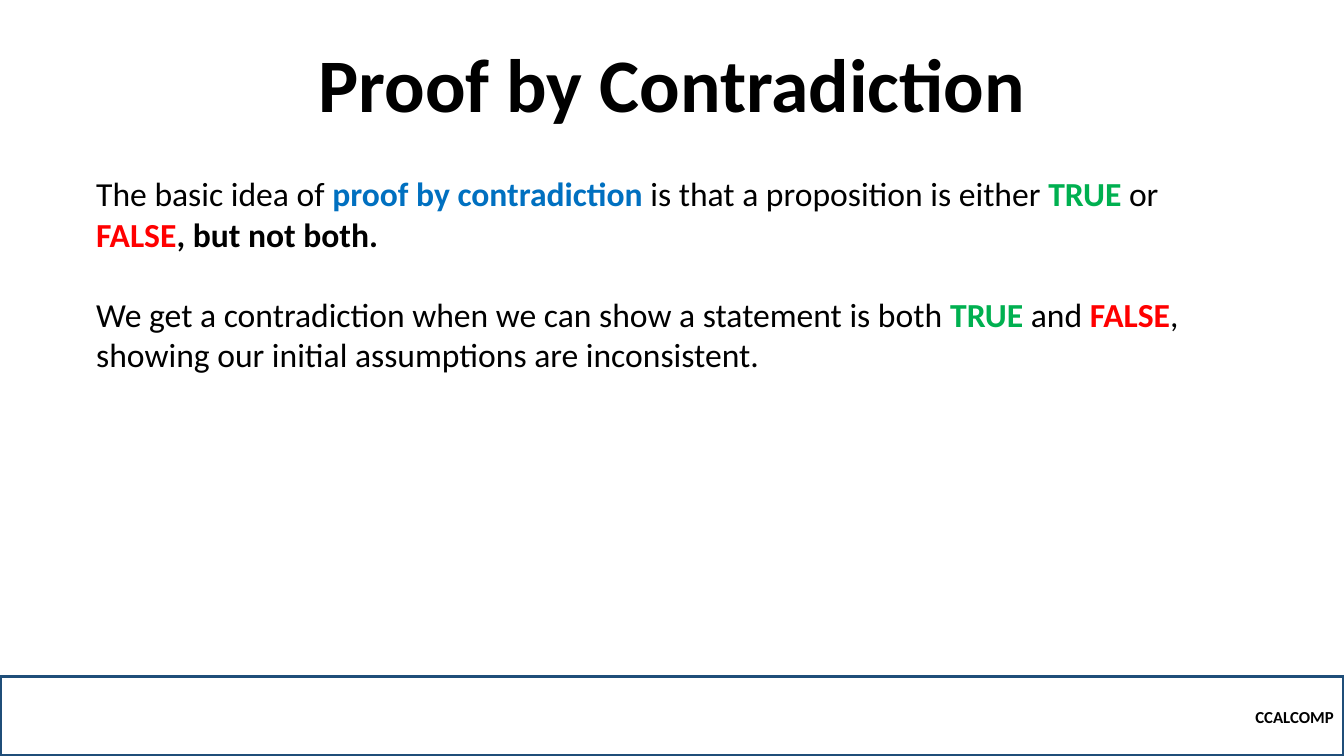
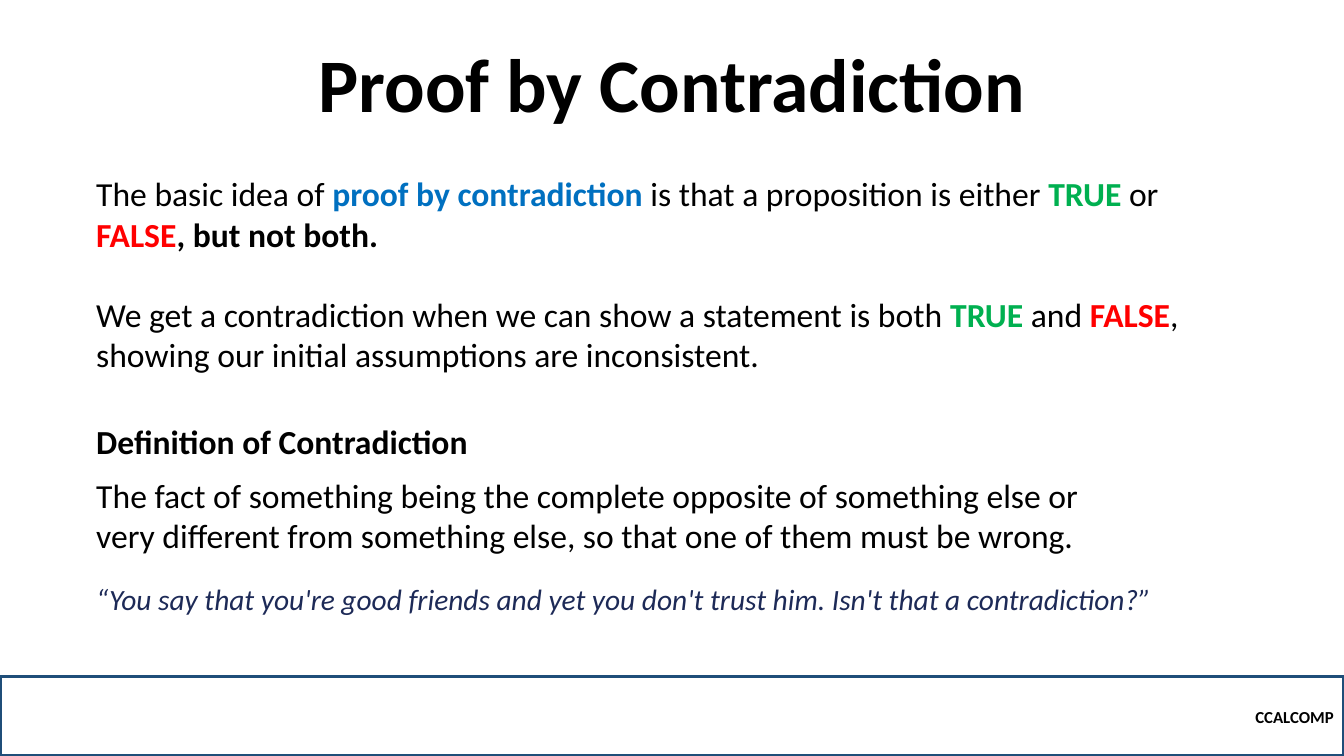
Before and after one commit to robitussin/CCALCOMP, a slide deck: slide 12 of Week 3 - Proofs/Proofs.pptx. Drawn at 1344x756 pixels with LibreOffice and Linux fonts; fonts in the diff are those of the drawing; background and template pictures are left out. Boxes give left, top, right and bottom in pixels: in the first picture for what was removed or moved away, otherwise in the second. Text is boxed around its words. In the diff, an @@ line names an element or a change of style, - is before the commit and + after.

```diff
--- a/Week 3 - Proofs/Proofs.pptx
+++ b/Week 3 - Proofs/Proofs.pptx
@@ text added at [96, 430, 468, 455], 24 pt, text #000000, bold @@
+Definition of Contradiction
@@ text added at [96, 484, 1077, 554], 24 pt, text #000000 @@
+The fact of something being the complete opposite of something else or very different from something else, so that one of them must be wrong.
@@ text added at [96, 589, 1151, 615], 21 pt, text #1D2A57, italic @@
+“You say that you're good friends and yet you don't trust him. Isn't that a contradiction?”
```
Also in this commit, not shown: 5 other slides changed, 1 slide added.
